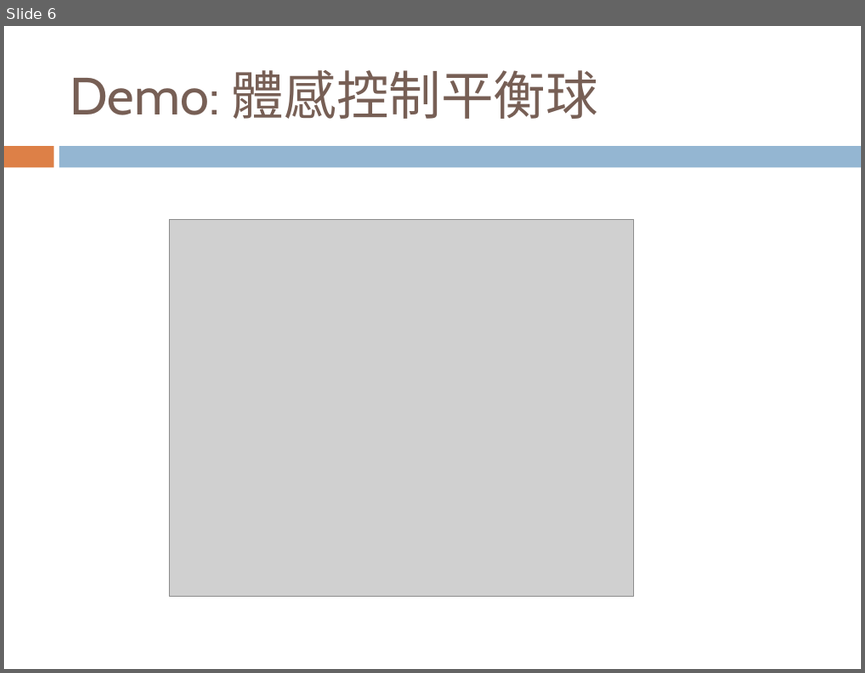
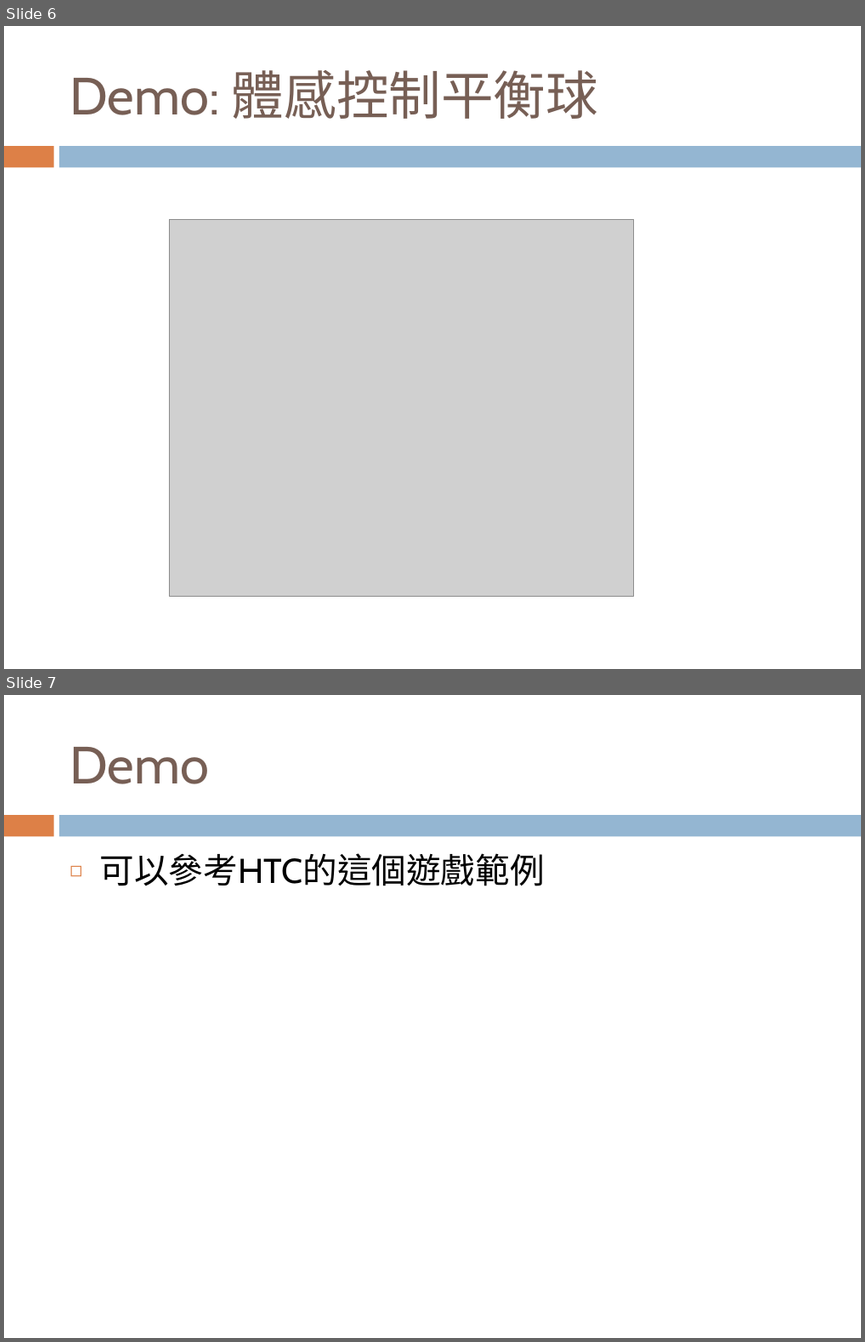
Before and after one commit to maloyang/csu_2022_01_smart_phone_app, a slide deck: w11/w11.pptx. Shown one above the other, each under a label of ours: slide 6 before the commit, slides 6 and 7 after it. The pictures are 865x673 and 865x1342 pixels, drawn with LibreOffice and Linux fonts; fonts in the diff are those of the drawing; grey boxes stand for pictures. Boxes give left, top, right and bottom in pixels: in the first picture for what was removed or moved away, otherwise in the second. Text is boxed around its words. In the diff, an @@ line names an element or a change of style, - is before the commit and + after.

```diff
--- a/w11/w11.pptx
+++ b/w11/w11.pptx
@@ slide 7 added at (4, 695, 861, 1338), background #FFFFFF; not listed: 2 template elements that a slide beside it also shows @@
@@ title added at (69, 747, 209, 784), 44 pt, text #775F55 @@
+Demo
@@ text added at (100, 853, 545, 886), 29 pt, text #000000 @@
+◻ 可以參考HTC的這個遊戲範例
```
